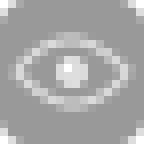
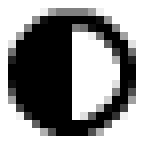
Layers edited between the first and the second 144x144 image:
added layer "Pasted Layer#5" above "Pasted Layer#4" over [8, 8, 136, 136]
hid "Pasted Layer" over [8, 32, 136, 112]
hid "New Layer" over [0, 0, 144, 144]
